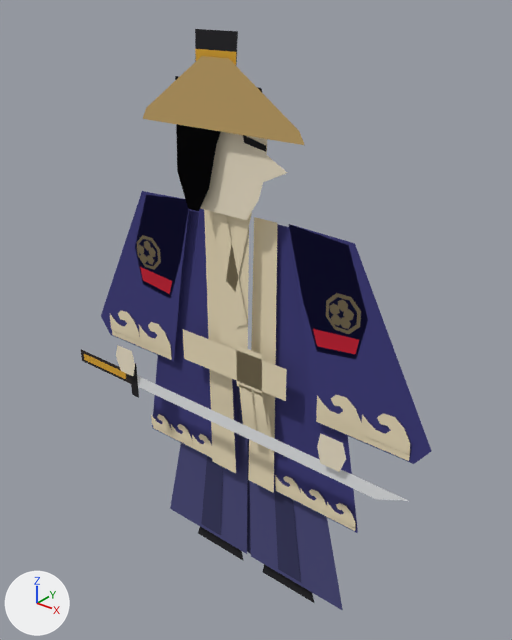
A saved change to the glTF model public/models/samurai.glb.
Rendered twice from a 50 mm camera at (2.78, -3.23, 4.41) aimed at (0.04, 0.2, 2.28). Arrows for +X, +Y and +Z are at lower left; the lights stay in place. The picture after the commit comes second. Where no turn or scale is listed for an object, it has been applied to the vertices.

The scene before the commit, as lines of its bpy script (objects in view):
```python
me_sumi_hair = bpy.data.meshes.new('sumi_hair')
me_sumi_hair.from_pydata(...)  # 9 vertices, 7 faces; spans x -0.356..0.345, y -0.1, z 0.0..0.794
me_sumi_hair.materials.append(mat_pc_hair)  # black #1b1a1f
me_sumi_hat = bpy.data.meshes.new('sumi_hat')
me_sumi_hat.from_pydata([(-0.62, -0.12, 0.52), (0.62, -0.12, 0.52), (0.58, -0.12, 0.59), (0.1, -0.12, 0.92), (-0.1, -0.12, 0.92), (-0.58, -0.12, 0.59)], [], [(5, 0, 1), (1, 2, 3), (3, 4, 5), (1, 3, 5)])
me_sumi_hat.materials.append(mat_pc_straw)  # orange #c9a86a
me_sumi_sleeve_l = bpy.data.meshes.new('sumi_sleeve_L')
me_sumi_sleeve_l.from_pydata(...)  # 62 vertices, 42 faces; spans x -0.1..0.48, y 0.006..0.05, z -0.7..0.08
# faces by material slot: [14, 26, 2]
me_sumi_sleeve_l.materials.append(mat_pc_robe)  # blue #3c3a7e
me_sumi_sleeve_l.materials.append(mat_pc_kimono)  # beige #f2e3c0
me_sumi_sleeve_l.materials.append(mat_pc_cord)  # red #c8102e
ob_sumi_hair = bpy.data.objects.new('sumi_hair', me_sumi_hair)
ob_sumi_hair.location = (0.0, 0.0, 3.08)
ob_sumi_hat = bpy.data.objects.new('sumi_hat', me_sumi_hat)
ob_sumi_hat.location = (0.0, 0.0, 3.08)
ob_sumi_sleeve_l = bpy.data.objects.new('sumi_sleeve_L', me_sumi_sleeve_l)
ob_sumi_sleeve_l.location = (0.5, 0.0, 3.0)
# also in view: 'sumi_sleeve_R' at (-0.69, 0.03, 2.69); 'obi' at (0.0, -0.02, 1.83); 'hand_L_paper' at (0.92, -0.18, 1.79); 'collar' at (0.0, -0.01, 2.71); 'hakama_L' at (0.45, 0.15, 0.98)
```
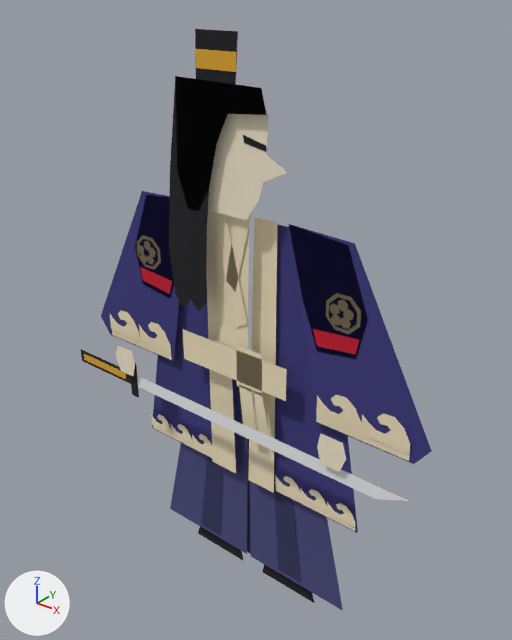
The change, as a diff of the scene's bpy script:
```diff
--- a/public/models/samurai.glb.py
+++ b/public/models/samurai.glb.py
@@ me_sumi_hair @@
 # used by ob_sumi_hair; location = (0.0, 0.0, 3.08)
-me_sumi_hair.from_pydata(...)  # 9 vertices, 7 faces; spans x -0.356..0.345, y -0.1, z 0.0..0.794
+me_sumi_hair.from_pydata(...)  # 14 vertices, 12 faces; spans x -0.47..0.345, y -0.1, z -0.72..0.794
+# me_sumi_hair part 1
+# 2 vertices are removed from x -0.276..-0.184, y -0.1, z 0.0
+# 5 faces are deleted
+# 1 vertex moves from x -0.356, y -0.1, z 0.23 to x -0.42, y -0.1, z 0.23
+# 7 vertices are added at x -0.47..-0.12, y -0.1, z -0.72..-0.1
+# 10 new faces join them
 me_sumi_hair.materials.append(mat_pc_hair)
@@ ob_sumi_hat @@
-ob_sumi_hat = bpy.data.objects.new('sumi_hat', me_sumi_hat)
-ob_sumi_hat.location = (0.0, 0.0, 3.08)
```

What differs and where, as boxes [x1, y1, x2, y2] in the pictures (512 x 640 px):
'sumi_hair', reshaped (10% wider, 74% taller): before [175, 76, 262, 211]; after [169, 76, 265, 311]
'sumi_hat', deleted (orange): before [143, 56, 305, 145]
part 1 of me_sumi_hair, built on: before [175, 76, 221, 211]; after [169, 76, 228, 311]
'kami_hair', unchanged, uncovered by the edit: before [195, 29, 238, 65]; after [175, 29, 266, 211]
